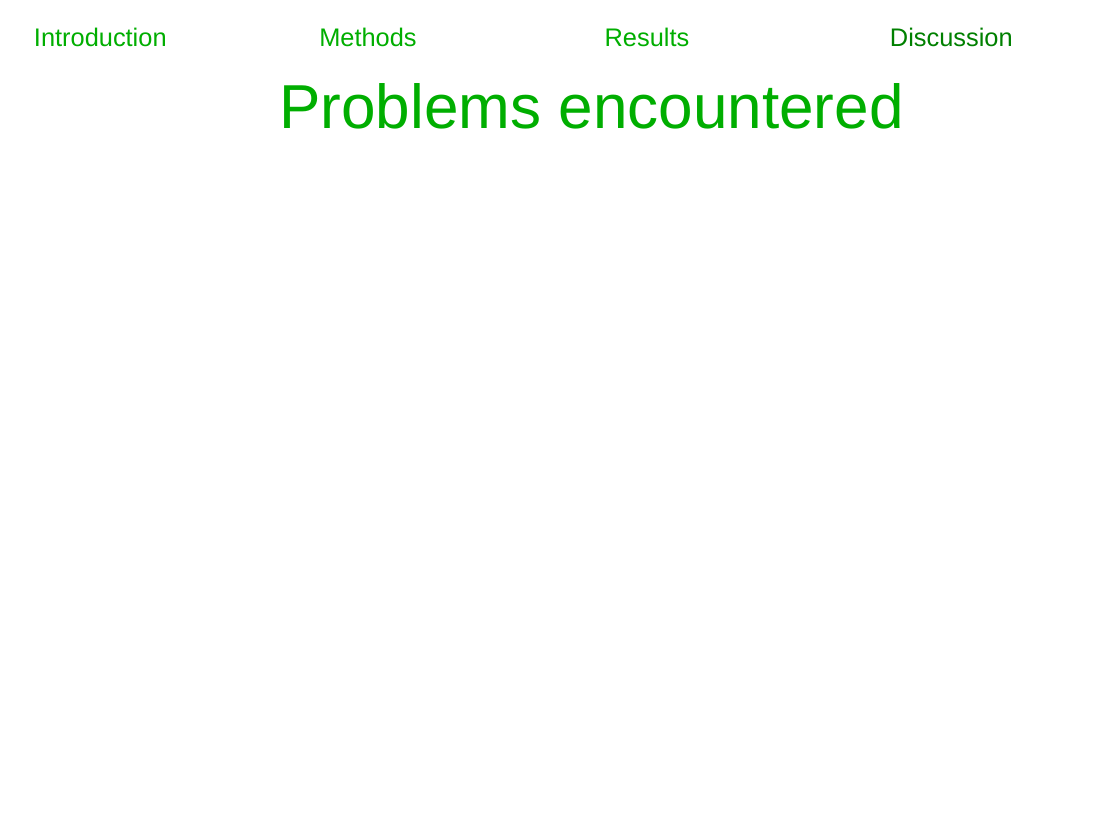
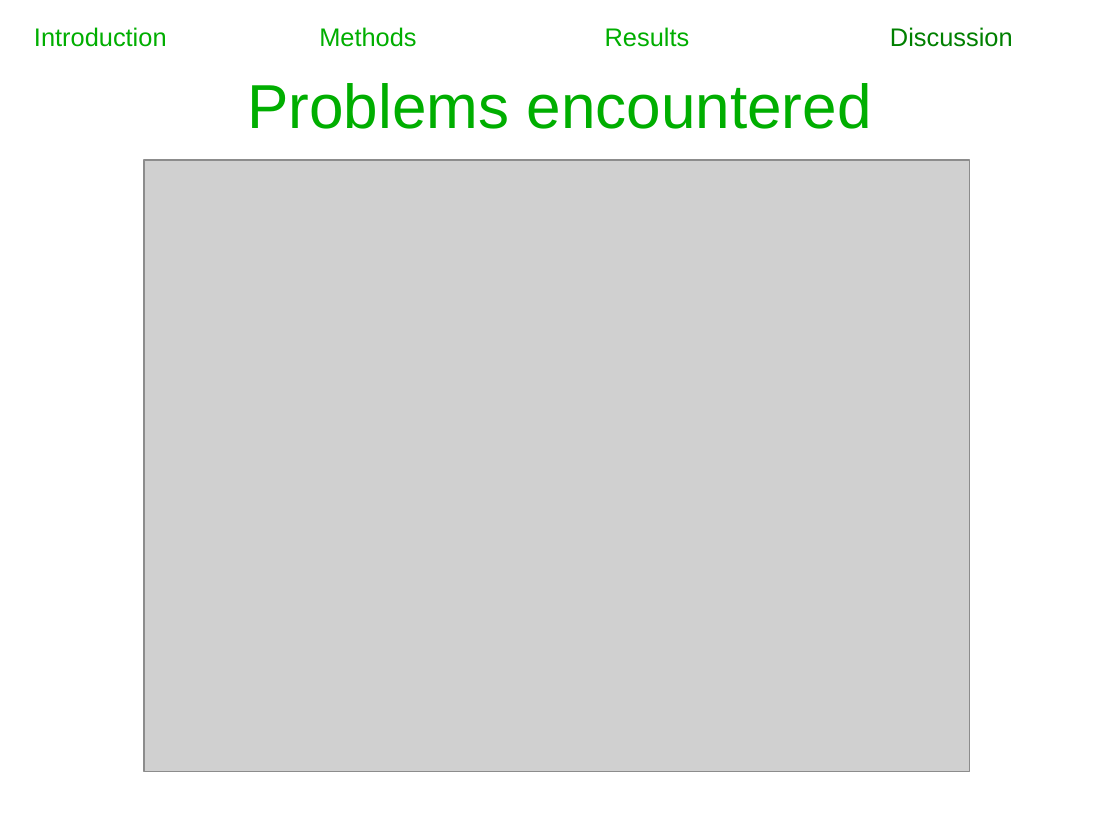
Before and after one commit to hermann-p/yatsunenko-2012-microbiome, a slide deck: slide 14 of methods_talk/talk2.odp. Drawn at 1120x840 pixels with LibreOffice and Linux fonts; fonts in the diff are those of the drawing; grey boxes stand for pictures; background and template pictures are left out. Boxes give left, top, right and bottom in pixels: in the first picture for what was removed or moved away, otherwise in the second. Text is boxed around its words. In the diff, an @@ line names an element or a change of style, - is before the commit and + after.

```diff
--- a/methods_talk/talk2.odp
+++ b/methods_talk/talk2.odp
@@ title "Problems encountered": place and size @@
-title "Problems encountered" at [279, 83, 904, 129]
+title "Problems encountered" at [247, 83, 872, 129]
@@ picture added at [144, 160, 970, 771] @@
```
Also in this commit, not shown: 1 other slide changed, 3 slides added, 1 slide removed.
